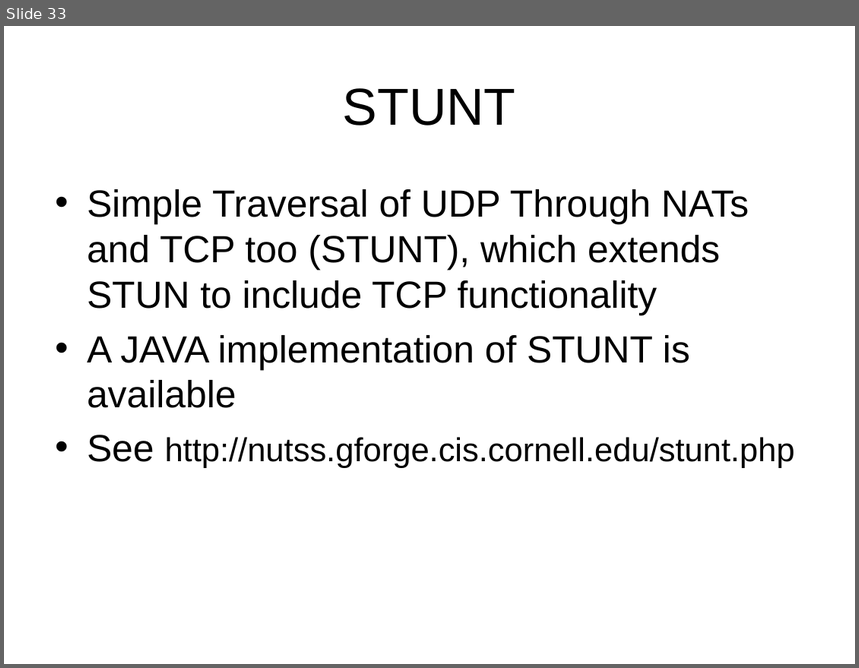
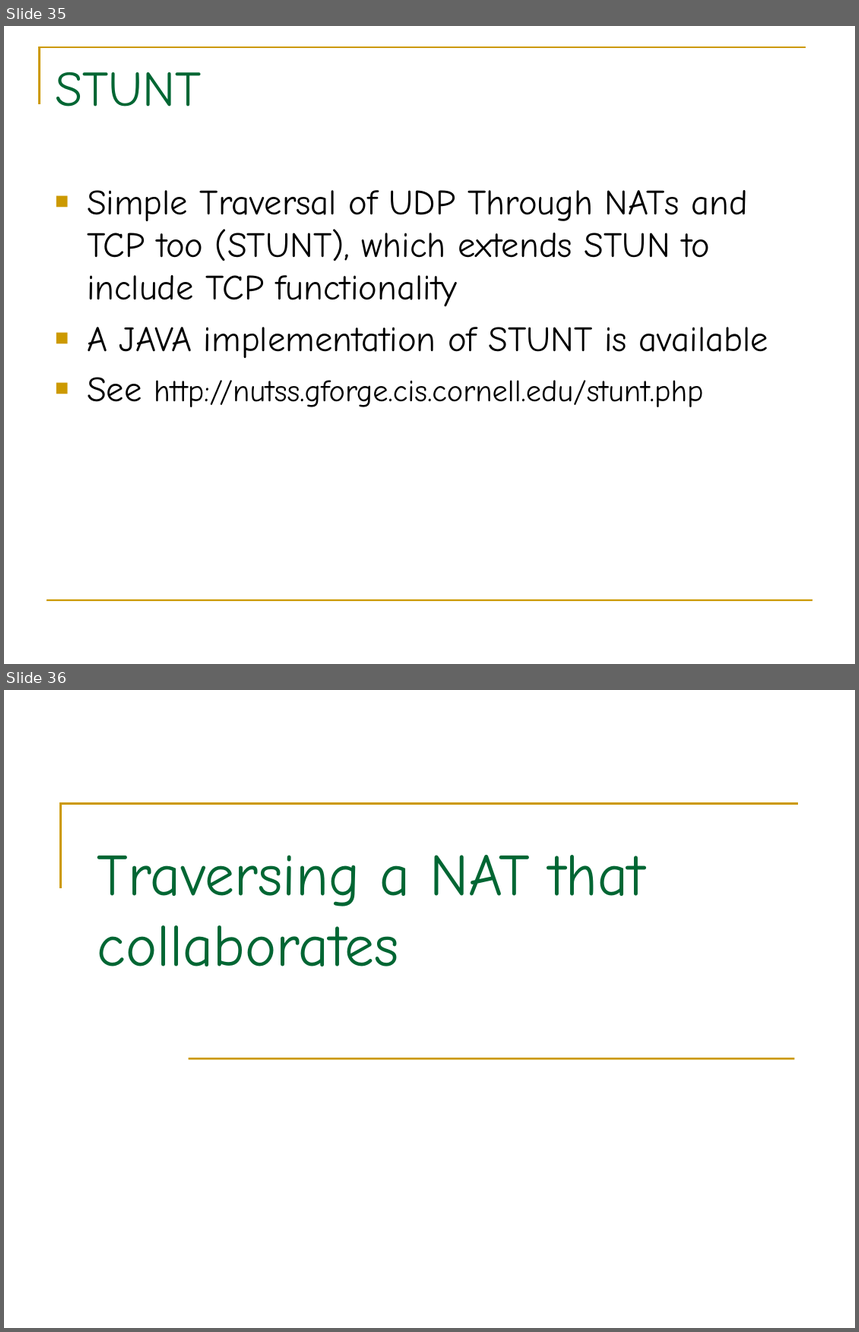
Before and after one commit to BackupTheBerlios/p2p-mentor, a slide deck: slide/nat-p2p.ppt. Shown one above the other, each under a label of ours: slide 33 before the commit, slides 35 and 36 after it. The pictures are 859x668 and 859x1332 pixels, drawn with LibreOffice and Linux fonts; fonts in the diff are those of the drawing. Boxes give left, top, right and bottom in pixels: in the first picture for what was removed or moved away, otherwise in the second. Text is boxed around its words. In the diff, an @@ line names an element or a change of style, - is before the commit and + after.

```diff
--- a/slide/nat-p2p.ppt
+++ b/slide/nat-p2p.ppt
@@ slide 36 added at <box>4,690,855,1328</box>, background #FFFFFF @@
@@ freeform shape added at <box>61,803,799,888</box>, outline #CC9900 2.01 pt @@
@@ title added at <box>97,855,645,967</box>, 50 pt, text #006633 @@
+Traversing a NAT that collaborates
@@ line added from (189, 1059) to (794, 1059), #CC9900 1.5 pt @@
@@ what was slide 33 is now slide 35 @@
@@ slide 35 changed as well @@
@@ freeform shape added at <box>40,47,806,104</box>, outline #CC9900 1.5 pt @@
@@ title "STUNT" at <box>55,72,201,107</box>: size 44 to 42 pt, font Arial to Comic Neue, text colour #000000 to #006633; alignment centre to left; vertical alignment middle to top @@
@@ text "Simple Traversal of UDP Through ..." at <box>87,190,769,408</box>: size 32 to 30 pt in "Simple Traversal of UDP Through NATs and ...", "A JAVA implementation of STUNT is available", "See"; font Arial to Comic Neue; size 28 to 26 pt in "http://nutss.gforge.cis.cornell.edu/stunt.php"; bullet • to ■; bullet colour #000000 to #CC9900 @@
@@ line added from (47, 601) to (813, 601), #CC9900 1.5 pt @@
```
Also in this commit, not shown: 35 other slides changed, 10 other slides added, 5 slides removed.
